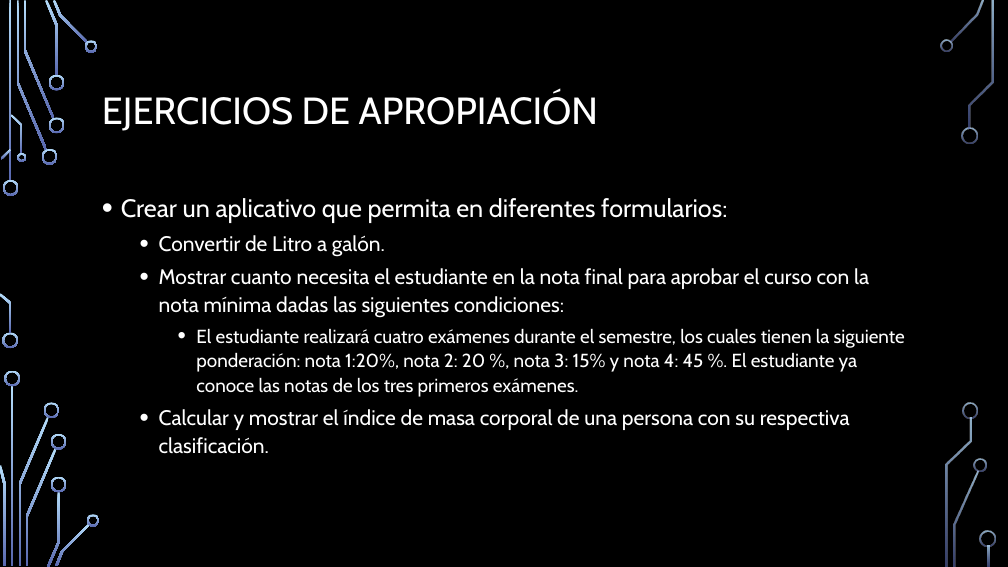
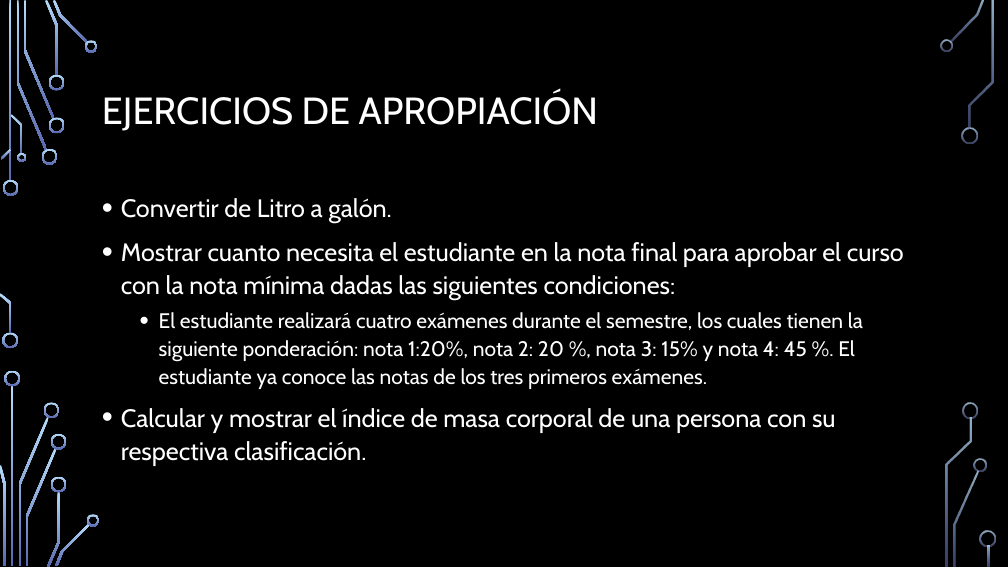
Before and after one commit to dwn84/HerramientasProgramacionI, a slide deck: slide 46 of HP CS.pptx (slide 45 before the commit). Drawn at 1008x567 pixels with LibreOffice and Linux fonts; fonts in the diff are those of the drawing; background and template pictures are left out. Boxes give left, top, right and bottom in pixels: in the first picture for what was removed or moved away, otherwise in the second. Text is boxed around its words. In the diff, an @@ line names an element or a change of style, - is before the commit and + after.

```diff
--- a/HP CS.pptx
+++ b/HP CS.pptx
@@ text "Convertir de Litro a galón." at [121, 198, 904, 466]: size 20 to 24 pt in "Convertir de Litro a galón.", "Mostrar cuanto necesita el estudiante en la ...", "Calcular y mostrar el índice de masa ..."; size 18 to 20 pt in "El estudiante realizará cuatro exámenes durante el ..."; list level 2 to 1 in "Convertir de Litro a galón."; list level 2 to 1 in "Mostrar cuanto necesita el estudiante ..."; list level 3 to 2 in "El estudiante realizará cuatro exámenes ..."; list level 2 to 1 in "Calcular y mostrar el índice ..." @@
@@ text at [121, 198, 727, 223]: paragraph removed @@
-• Crear un aplicativo que permita en diferentes formularios:
```
Also in this commit, not shown: 44 other files.
